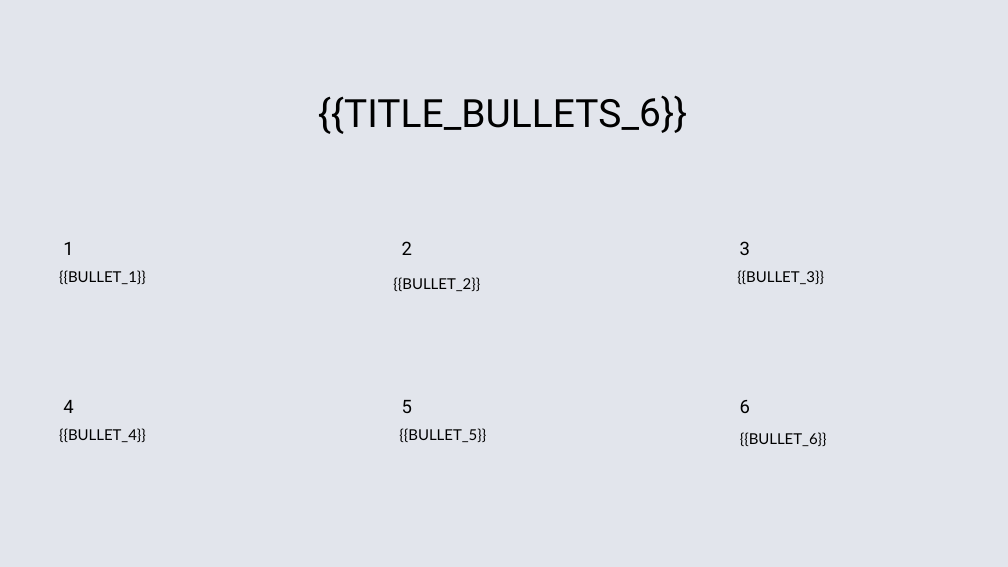
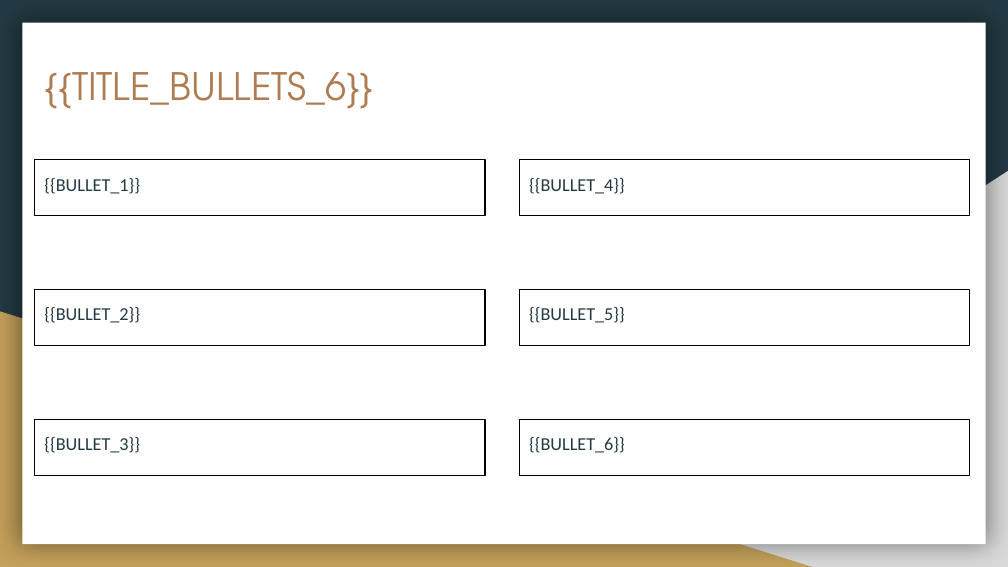
Before and after one commit to andreidiakov/Hack_Axenix_AI_presentation, a slide deck: slide 2 of template.pptx. Drawn at 1008x567 pixels with LibreOffice and Linux fonts; fonts in the diff are those of the drawing; background and template pictures are left out. Boxes give left, top, right and bottom in pixels: in the first picture for what was removed or moved away, otherwise in the second. Text is boxed around its words. In the diff, an @@ line names an element or a change of style, - is before the commit and + after.

```diff
--- a/template.pptx
+++ b/template.pptx
@@ background picture (left out) to #233A44 @@
@@ rectangle added at box(22, 23, 986, 544), fill #FFFFFF @@
@@ title "{{TITLE_BULLETS_6}}": place and size @@
-title "{{TITLE_BULLETS_6}}" at box(318, 95, 688, 134)
+title "{{TITLE_BULLETS_6}}" at box(44, 71, 373, 109)
@@ title "{{TITLE_BULLETS_6}}" at box(44, 71, 373, 109): size 27.8 to 27 pt, font Roboto to TeX Gyre Adventor, text colour #000000 to #AF7B51; alignment centre to left; line spacing 1.11 to 1; vertical alignment middle to top; rotation 359 to 0 degrees @@
@@ text "{{BULLET_1}}": place and size @@
-text "{{BULLET_1}}" at box(59, 270, 146, 284)
+text "{{BULLET_1}}" at box(34, 159, 485, 216)
@@ right triangle added at box(395, 171, 1008, 567), fill #D9D9D9 @@
@@ text "{{BULLET_4}}": place and size @@
-text "{{BULLET_4}}" at box(59, 428, 146, 442)
+text "{{BULLET_4}}" at box(519, 159, 970, 216)
@@ text removed at box(63, 242, 73, 255) @@
-1
@@ text removed at box(402, 241, 412, 255) @@
-2
@@ text removed at box(740, 241, 750, 255) @@
-3
@@ text "{{BULLET_2}}": place and size @@
-text "{{BULLET_2}}" at box(393, 277, 480, 291)
+text "{{BULLET_2}}" at box(34, 289, 485, 346)
@@ size 10.7 to 13 pt, font Lato to Calibri, text colour #000000 to #233A44; line spacing 1.03 to 1.15; more space between paragraphs; outline none to #000000 0.75 pt in 6 elements at box(519, 419, 970, 476), box(34, 289, 485, 346), box(34, 159, 485, 216), box(34, 419, 485, 476), box(519, 159, 970, 216), box(519, 289, 970, 346) @@
@@ text "{{BULLET_5}}": place and size @@
-text "{{BULLET_5}}" at box(399, 428, 486, 442)
+text "{{BULLET_5}}" at box(519, 289, 970, 346)
@@ right triangle added at box(0, 311, 812, 567), fill #C4A15A @@
@@ text "{{BULLET_3}}": place and size @@
-text "{{BULLET_3}}" at box(737, 270, 824, 284)
+text "{{BULLET_3}}" at box(34, 419, 485, 476)
@@ text removed at box(63, 400, 73, 413) @@
-4
@@ text removed at box(402, 400, 412, 413) @@
-5
@@ text "{{BULLET_6}}": place and size @@
-text "{{BULLET_6}}" at box(740, 432, 827, 446)
+text "{{BULLET_6}}" at box(519, 419, 970, 476)
@@ text removed at box(740, 400, 750, 413) @@
-6
```
Also in this commit, not shown: 8 other slides changed, 11 other files.
